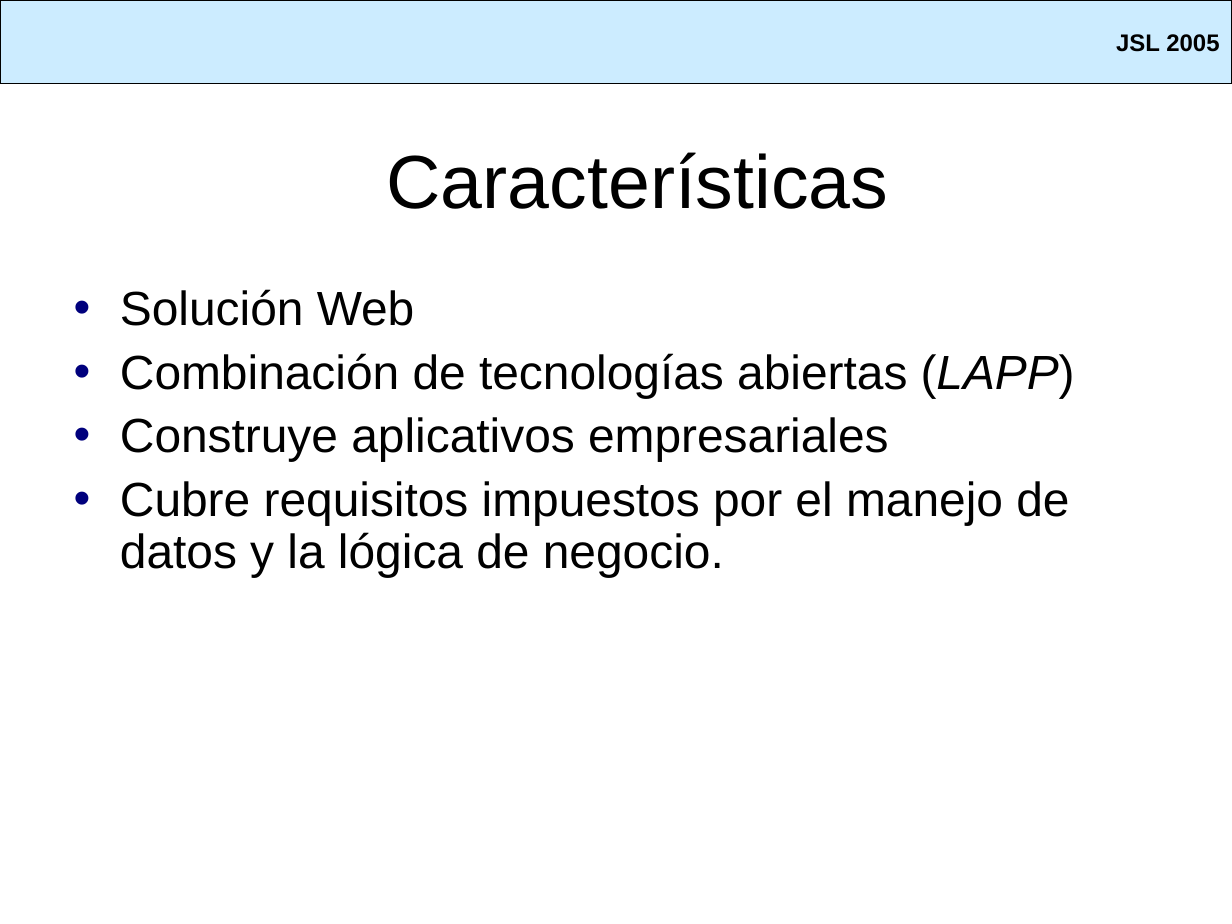
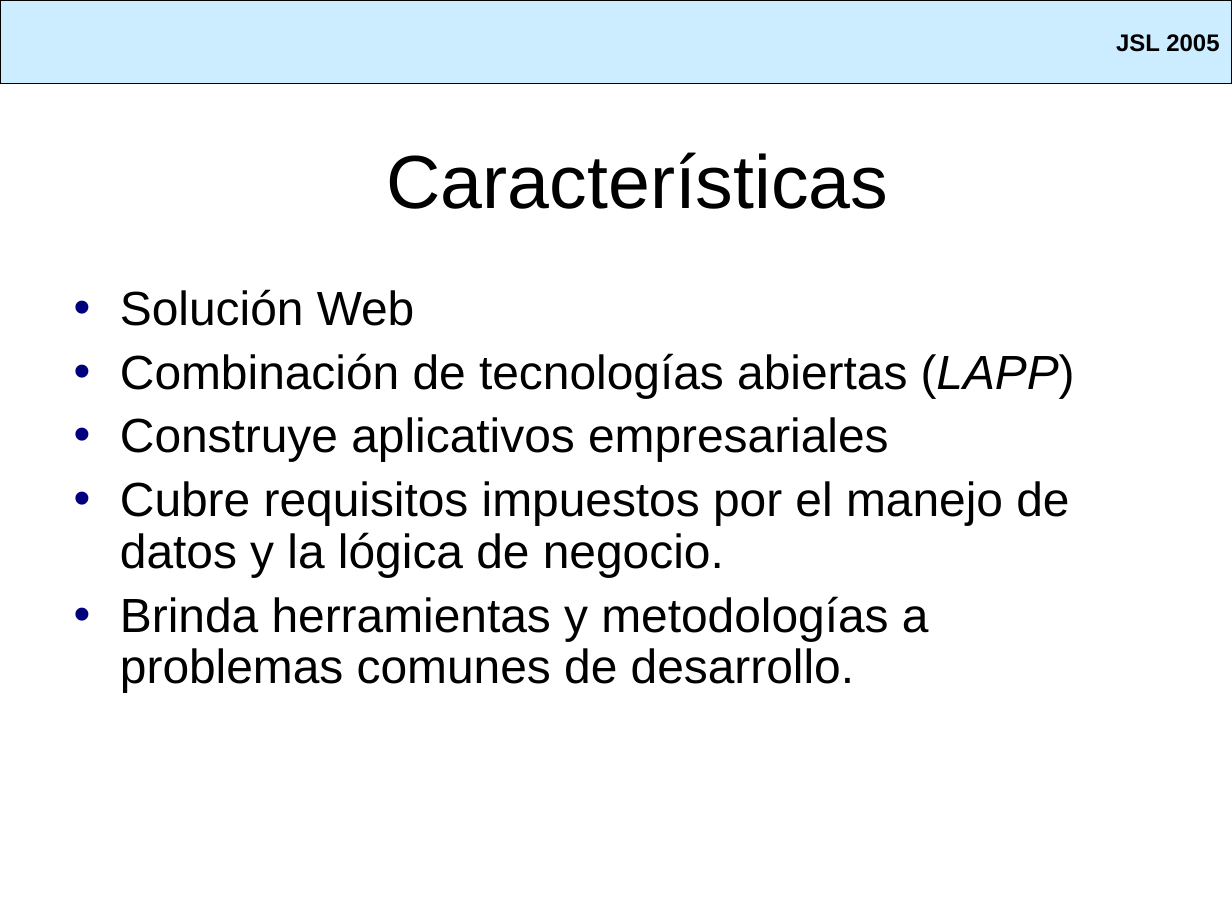
Before and after one commit to SIU-Toba/framework, a slide deck: slide 4 of doc/presentacion/Jornadas JAIIO.ppt. Drawn at 1232x924 pixels with LibreOffice and Linux fonts; fonts in the diff are those of the drawing; background and template pictures are left out. Boxes give left, top, right and bottom in pixels: in the first picture for what was removed or moved away, otherwise in the second. Text is boxed around its words. In the diff, an @@ line names an element or a change of style, - is before the commit and + after.

Commit message:
Presentación

```diff
--- a/doc/presentacion/Jornadas JAIIO.ppt
+++ b/doc/presentacion/Jornadas JAIIO.ppt
@@ text at [120,596,929,692]: paragraph added @@
+• Brinda herramientas y metodologías a problemas comunes de desarrollo.
```
Also in this commit, not shown: 2 other slides changed.
